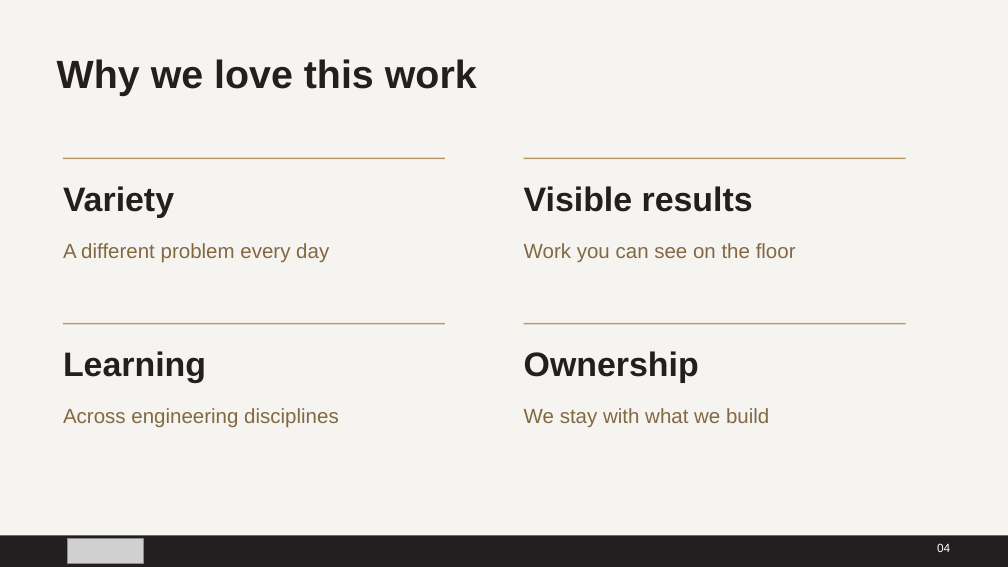
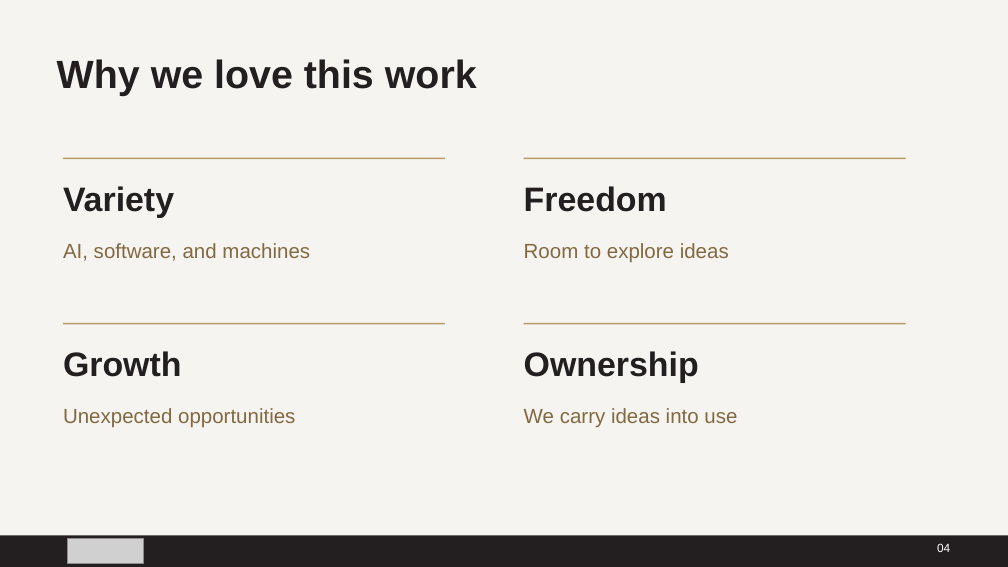
Before and after one commit to YeChamo/part-tracking-demo-ualr, a slide deck: slide 4 of docs/presentation/Engineering_at_The_Kinetic_Group.pptx. Drawn at 1008x567 pixels with LibreOffice and Linux fonts; fonts in the diff are those of the drawing; grey boxes stand for pictures. Boxes give left, top, right and bottom in pixels: in the first picture for what was removed or moved away, otherwise in the second. Text is boxed around its words. In the diff, an @@ line names an element or a change of style, - is before the commit and + after.

```diff
--- a/docs/presentation/Engineering_at_The_Kinetic_Group.pptx
+++ b/docs/presentation/Engineering_at_The_Kinetic_Group.pptx
@@ text at (524, 186, 667, 212): text changed @@
-Visible results
+Freedom
@@ text at (63, 243, 310, 261): text changed @@
-A different problem every day
+AI, software, and machines
@@ text at (524, 243, 729, 263): text changed @@
-Work you can see on the floor
+Room to explore ideas
@@ text at (63, 351, 182, 377): text changed @@
-Learning
+Growth
@@ text at (63, 408, 295, 428): text changed @@
-Across engineering disciplines
+Unexpected opportunities
@@ text at (524, 408, 737, 427): text changed @@
-We stay with what we build
+We carry ideas into use
```
Also in this commit, not shown: 3 other slides changed, 1 other file.
